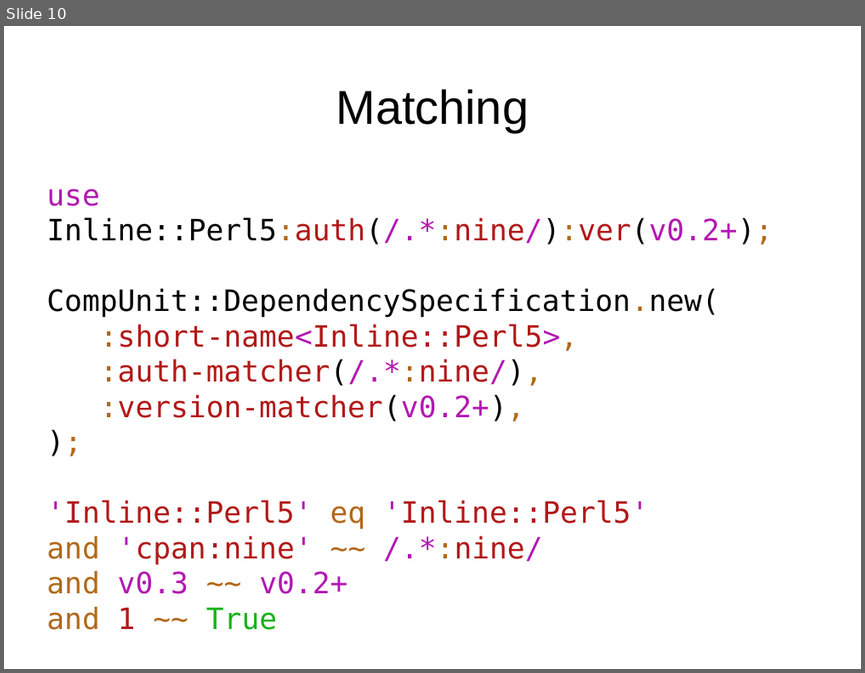
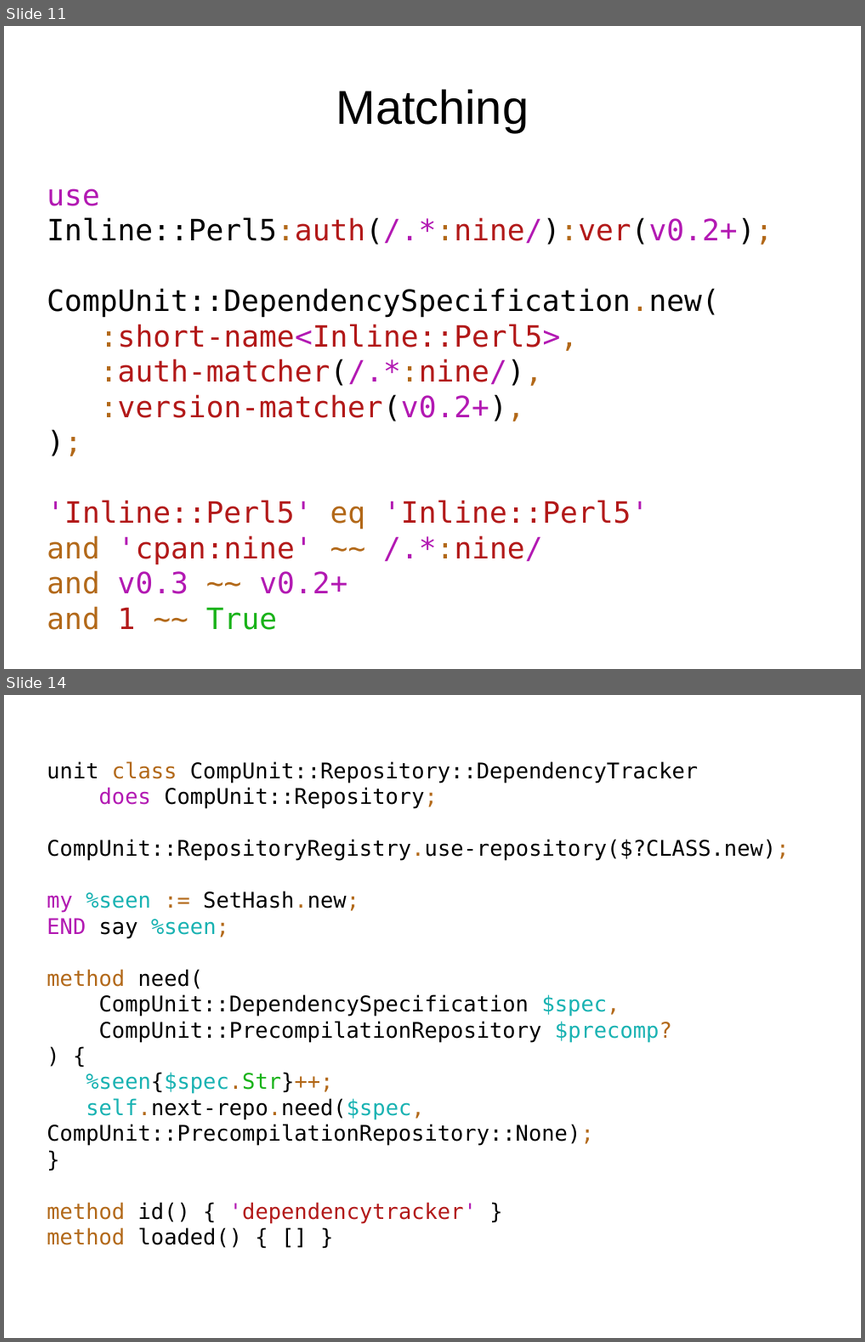
Before and after one commit to niner/talks, a slide deck: A look behind the curtains - module loading in Perl 6/Module loading in Perl 6.odp. Shown one above the other, each under a label of ours: slide 10 before the commit, slides 11 and 14 after it; the slides between them are not shown. The pictures are 865x673 and 865x1342 pixels, drawn with LibreOffice and Linux fonts; fonts in the diff are those of the drawing. Boxes give left, top, right and bottom in pixels: in the first picture for what was removed or moved away, otherwise in the second. Text is boxed around its words. In the diff, an @@ line names an element or a change of style, - is before the commit and + after.

```diff
--- a/A look behind the curtains - module loading in Perl 6/Module loading in Perl 6.odp
+++ b/A look behind the curtains - module loading in Perl 6/Module loading in Perl 6.odp
@@ slide 14 added at (4,695,861,1338), background #FFFFFF @@
@@ subtitle added at (46,761,789,1247), 20 pt, text #000000 @@
+unit class CompUnit::Repository::DependencyTracker
+does CompUnit::Repository;
+CompUnit::RepositoryRegistry.use-repository($?CLASS.new);
+my %seen := SetHash.new;
+END say %seen;
+method need(
+CompUnit::DependencySpecification $spec,
+CompUnit::PrecompilationRepository $precomp?
+) {
+%seen{$spec.Str}++;
+self.next-repo.need($spec, CompUnit::PrecompilationRepository::None);
+}
+method id() { 'dependencytracker' }
+method loaded() { [] }
@@ what was slide 10 is now slide 11 @@
```
Also in this commit, not shown: 2 slides changed, 6 other slides added, 5 other files.
